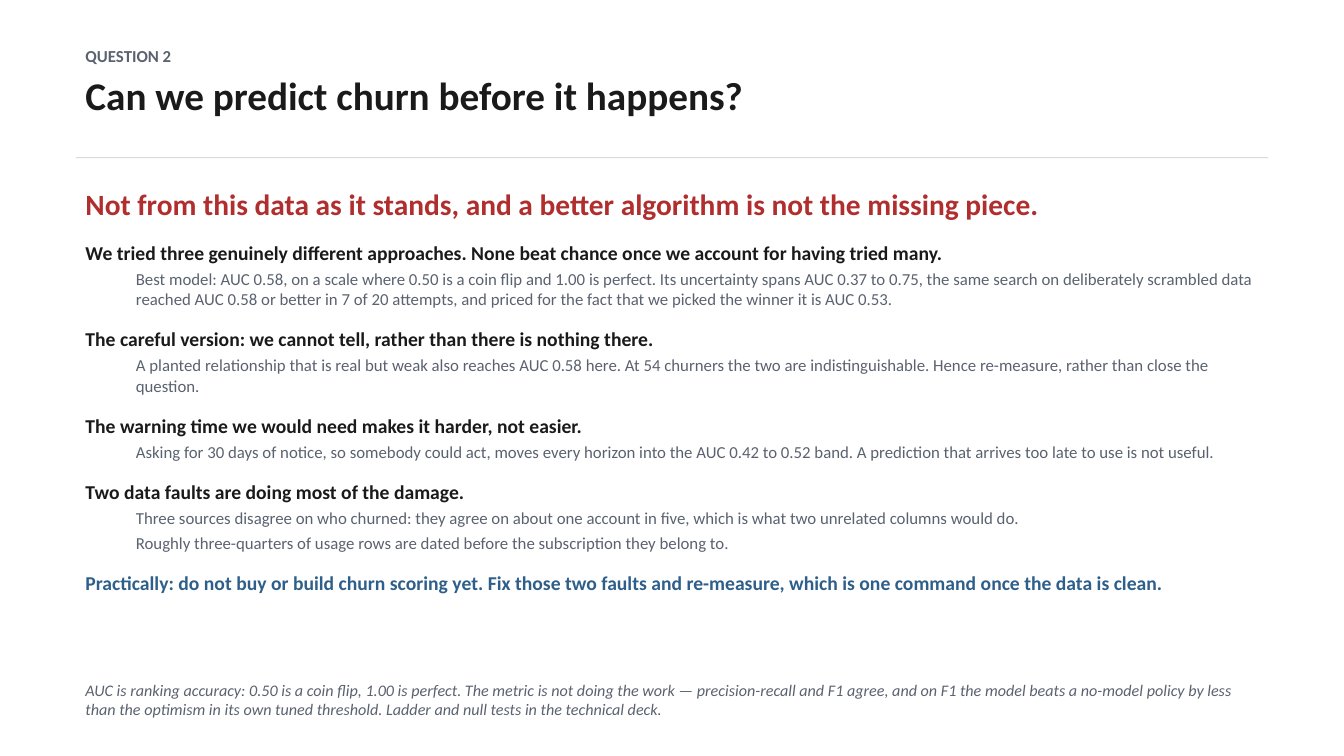
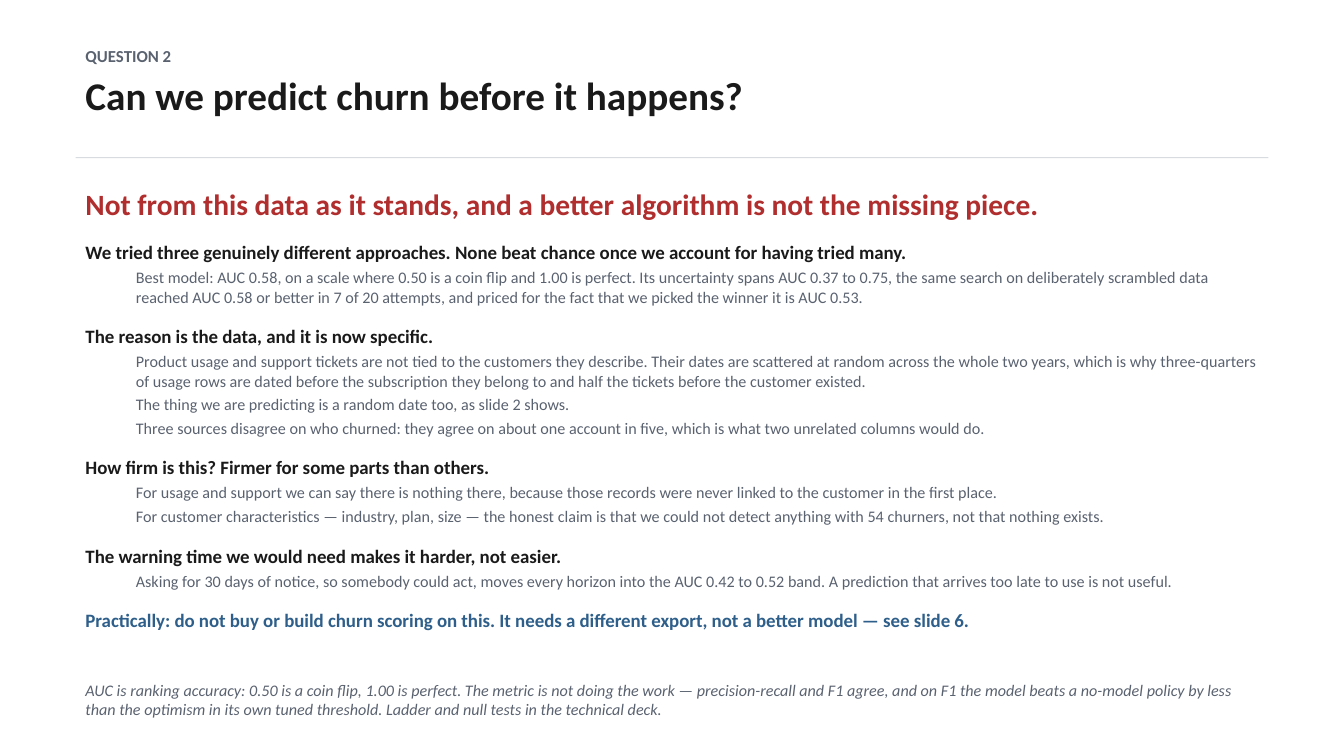
Before and after one commit to dmitriyratu/avepoint-churn-case-study, a slide deck: slide 3 of outputs/AvePoint_Executive_Summary.pptx. Drawn at 1344x756 pixels with LibreOffice and Linux fonts; fonts in the diff are those of the drawing. Boxes give left, top, right and bottom in pixels: in the first picture for what was removed or moved away, otherwise in the second. Text is boxed around its words. In the diff, an @@ line names an element or a change of style, - is before the commit and + after.

Commit message:
Update documentation and analysis regarding churn predictions and data integrity
- Revised `README.md` to clarify that the dataset cannot determine why customers leave, emphasizing that the observed churn patterns are artifacts of data generation rather than genuine trends.
- Enhanced `ASSUMPTIONS.md` to detail the implications of right-truncation on churn date analysis, reinforcing the need for accurate data interpretation.
- Updated `PRODUCT_QUESTIONS.md` to reflect the findings from notebooks 11-16, highlighting the limitations of the dataset in predicting churn and the withdrawal of previous recommendations based on flawed assumptions.
- Introduced `16_generator_audit.py` to audit the one positive finding, demonstrating that the churn hazard observed is a result of random date generation rather than a true business change.

These changes aim to improve the understanding of the dataset's limitations and ensure accurate communication of findings related to customer churn.

```diff
--- a/outputs/AvePoint_Executive_Summary.pptx
+++ b/outputs/AvePoint_Executive_Summary.pptx
@@ text at <box>85,245,1208,590</box>: size 14 to 13.5 pt in "We tried three genuinely different approaches. None ...", "The warning time we would need makes ..."; size 12 to 11.5 pt in "Best model: AUC 0.58, on a scale ...", "Asking for 30 days of notice, so ..." @@
@@ text at <box>85,329,1255,525</box>: text changed; size 12 to 11.5 pt @@
-The careful version: we cannot tell, rather than there is nothing there.
-  A planted relationship that is real but weak also reaches AUC 0.58 here. At 54 churners the two are indistinguishable. Hence re-measure, rather than close the question.
+The reason is the data, and it is now specific.
+  Product usage and support tickets are not tied to the customers they describe. Their dates are scattered at random across the whole two years, which is why three-quarters of usage rows are dated before the subscription they belong to and half the tickets before the customer existed.
+  The thing we are predicting is a random date too, as slide 2 shows.
+  Three sources disagree on who churned: they agree on about one account in five, which is what two unrelated columns would do.
+How firm is this? Firmer for some parts than others.
+  For usage and support we can say there is nothing there, because those records were never linked to the customer in the first place.
+  For customer characteristics — industry, plan, size — the honest claim is that we could not detect anything with 54 churners, not that nothing exists.
@@ text at <box>85,613,969,630</box>: text changed; size 12 to 13.5 pt; text colour #5A6270 to #2E5F8A; bold on @@
-Two data faults are doing most of the damage.
-  Three sources disagree on who churned: they agree on about one account in five, which is what two unrelated columns would do.
-  Roughly three-quarters of usage rows are dated before the subscription they belong to.
-Practically: do not buy or build churn scoring yet. Fix those two faults and re-measure, which is one command once the data is clean.
+Practically: do not buy or build churn scoring on this. It needs a different export, not a better model — see slide 6.
```
Also in this commit, not shown: 4 other slides changed, 27 other files.
